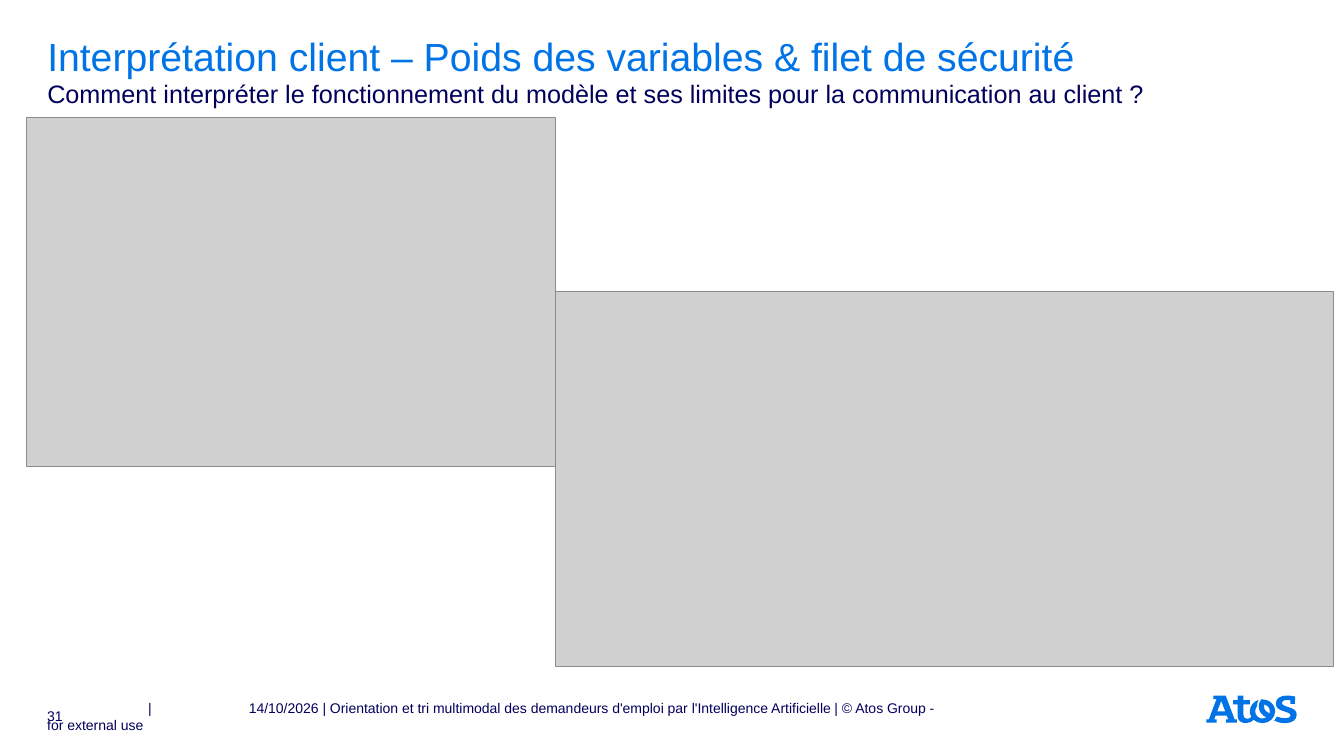
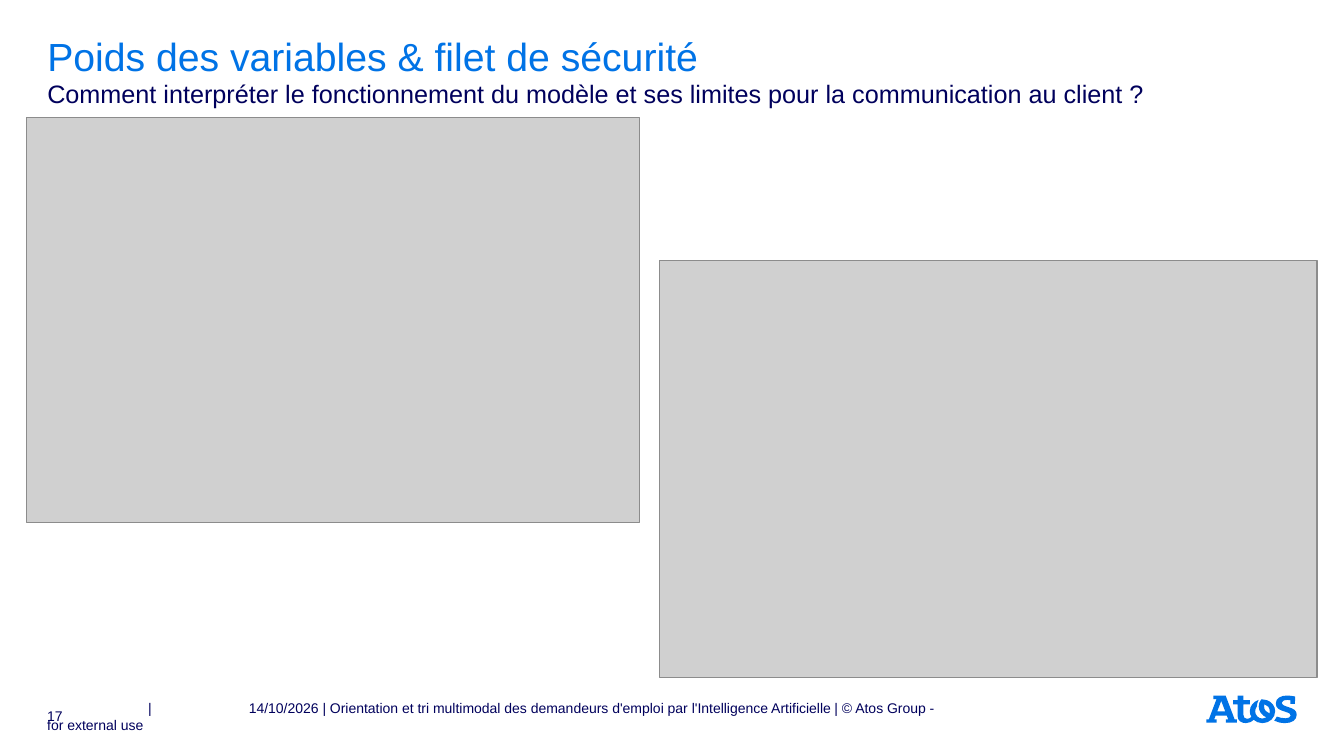
Before and after one commit to rbatos/Cas_usage_certif, a slide deck: slide 17 of presentation/Support_soutenance_certif.pptx (slide 31 before the commit). Drawn at 1344x756 pixels with LibreOffice and Linux fonts; fonts in the diff are those of the drawing; grey boxes stand for pictures. Boxes give left, top, right and bottom in pixels: in the first picture for what was removed or moved away, otherwise in the second. Text is boxed around its words. In the diff, an @@ line names an element or a change of style, - is before the commit and + after.

```diff
--- a/presentation/Support_soutenance_certif.pptx
+++ b/presentation/Support_soutenance_certif.pptx
@@ title at [47,42,698,72]: text changed @@
-Interprétation client – Poids des variables & filet de sécurité
+Poids des variables & filet de sécurité
@@ picture: place and size @@
-picture at [27,117,557,467]
+picture at [27,117,640,521]
@@ picture: place and size @@
-picture at [556,291,1334,666]
+picture at [659,260,1317,678]
@@ page number at [47,711,63,725]: text changed @@
-31
+17
```
Also in this commit, not shown: 25 other slides changed, 18 slides removed, 2 other files.
